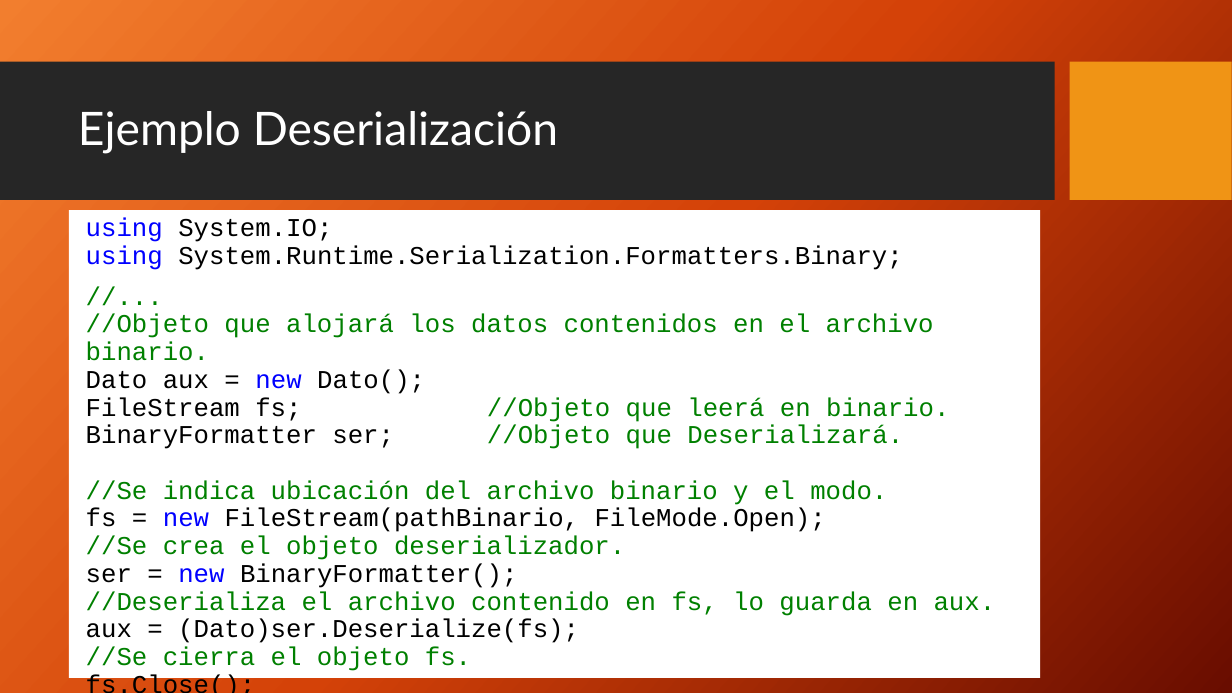
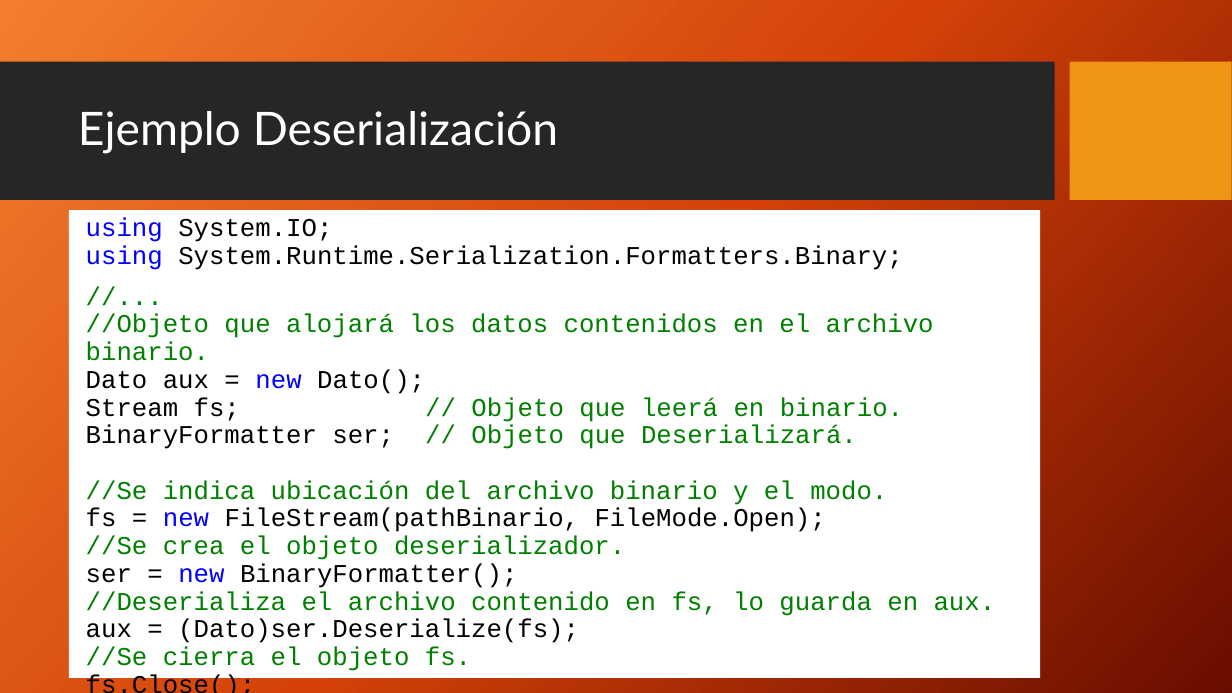
Before and after one commit to FedeDavila1984/utn_prog_y_lab_II, a slide deck: slide 20 of PPTs/ProgramacionII_Clase_19.2-2018.pptx. Drawn at 1232x693 pixels with LibreOffice and Linux fonts; fonts in the diff are those of the drawing; background and template pictures are left out. Boxes give left, top, right and bottom in pixels: in the first picture for what was removed or moved away, otherwise in the second. Text is boxed around its words. In the diff, an @@ line names an element or a change of style, - is before the commit and + after.

```diff
--- a/PPTs/ProgramacionII_Clase_19.2-2018.pptx
+++ b/PPTs/ProgramacionII_Clase_19.2-2018.pptx
@@ text in rectangle at [86, 397, 903, 449]: text changed @@
-FileStream fs; //Objeto que leerá en binario.
-BinaryFormatter ser; //Objeto que Deserializará.
+Stream fs; // Objeto que leerá en binario.
+BinaryFormatter ser; // Objeto que Deserializará.
```
Also in this commit, not shown: 2 other slides changed, 43 other files.
